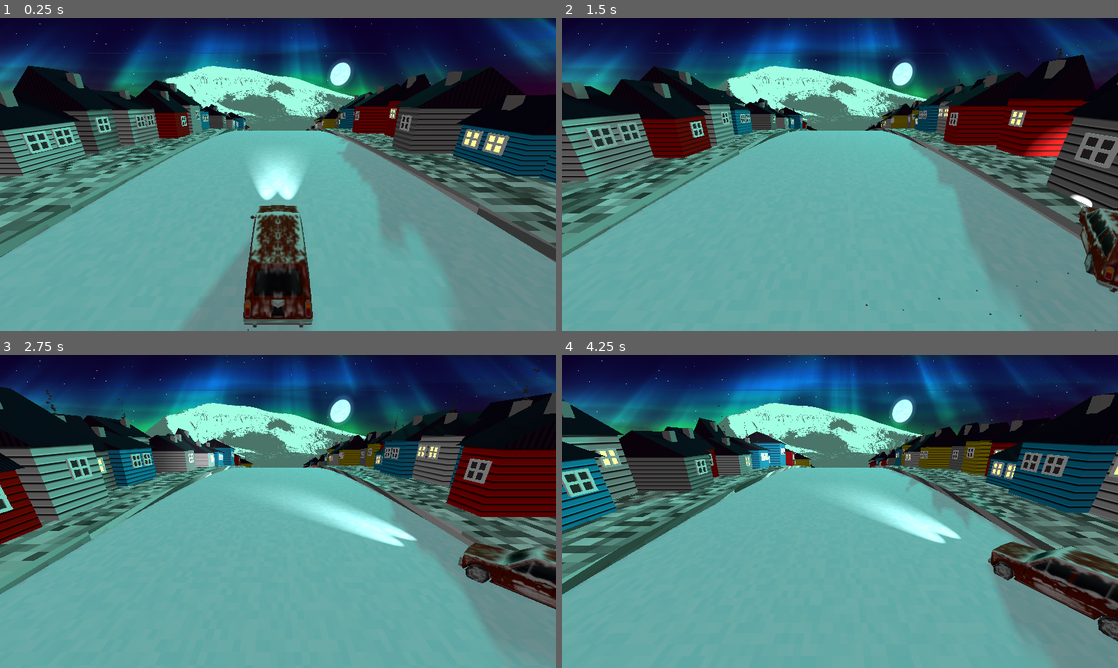
Above: before the commit, frames 1-4 (two rows, left to right).
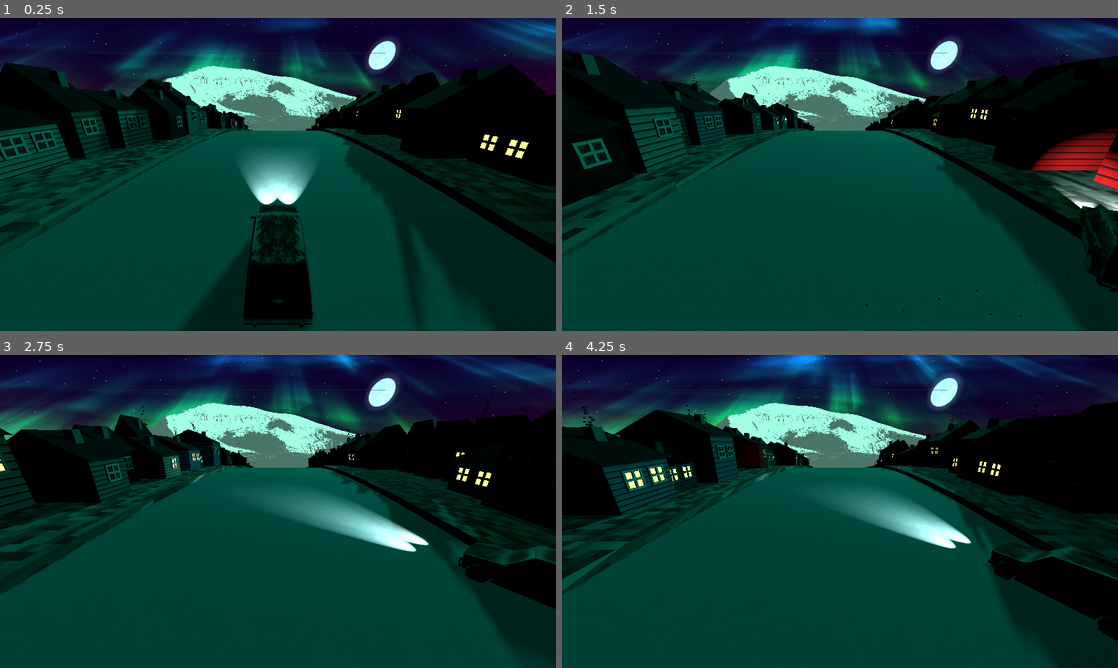
Above: after the commit, the same moments.

Repository: bjornarprytz/waves
Game: Godot game, scene res://main.tscn
Two runs of this game, one before a commit and one after it. Both use one fixed random seed, a clock stepped at 60 frames per second and the inputs below.
Inputs:
- Up to frame 1 (0.25 s): no input
- Up to frame 2 (1.5 s): hold Right (steer_right) 0.53-1.28 s; hold A (steer_left) from 1.28 s (still down)
- Up to frame 3 (2.75 s): release A (steer_left) at 2.03 s; hold Right (steer_right) from 2.03 s (still down)
- Up to frame 4 (4.25 s): release Right (steer_right) at 3.53 s; hold A (steer_left) from 3.53 s (still down)

The runs differ from the first frame. In frame 1, 77% of the frame differs, in the area x 0-100%, y 0-100%; in frame 2, 81%; in frame 3, 83%; in frame 4, 82%.

Commit message:
darkness

Diff:
--- a/src/aurora.tscn
+++ b/src/aurora.tscn
@@ -22,7 +22,7 @@
 shader_parameter/emission_strength = 5.0
 shader_parameter/noise = SubResource("NoiseTexture2D_3yll8")
 shader_parameter/offset = 0.0
-shader_parameter/smoothness = 0.69
+shader_parameter/smoothness = 0.5
 shader_parameter/distort = 1.0
 shader_parameter/scale = 1.0
 shader_parameter/colourgrad = SubResource("GradientTexture1D_3yll8")
--- a/src/car.tscn
+++ b/src/car.tscn
@@ -87,11 +87,13 @@
 [node name="HeadlightLeft" type="SpotLight3D" parent="."]
 transform = Transform3D(1, 0, 0, 0, 0.9990514, 0.043549627, 0, -0.043549627, 0.9990514, -0.23118055, 0.25909972, -0.9178937)
 light_energy = 7.239
-spot_range = 35.711
-spot_angle = 15.0
+spot_range = 20.0
+spot_attenuation = 2.33
+spot_angle = 20.0
 
 [node name="HeadlightRight" type="SpotLight3D" parent="."]
 transform = Transform3D(1, 0, 0, 0, 0.9990514, 0.043549627, 0, -0.043549627, 0.9990514, 0.20929575, 0.25909972, -0.9178937)
 light_energy = 7.239
-spot_range = 35.711
-spot_angle = 15.0
+spot_range = 20.0
+spot_attenuation = 2.33
+spot_angle = 20.0
--- a/src/main.tscn
+++ b/src/main.tscn
@@ -22,8 +22,8 @@
 shader_parameter/star_color = Color(1, 1, 1, 1)
 shader_parameter/moon_color = Color(0.627451, 1, 0.8901961, 1)
 shader_parameter/star_density = 1.0
-shader_parameter/star_brightness = 1.4470000687325
-shader_parameter/moon_position = Vector2(0.81, 0.185)
+shader_parameter/star_brightness = 1.3330000633174999
+shader_parameter/moon_position = Vector2(0.84, 0.215)
 shader_parameter/moon_size = 0.05400000186648
 shader_parameter/background_moonlight_intensity = 0.5
 
@@ -35,7 +35,8 @@
 sky = SubResource("Sky_synth")
 sky_custom_fov = 100.0
 ambient_light_source = 2
-ambient_light_color = Color(0.44291076, 0.44291076, 0.44291073, 1)
+ambient_light_color = Color(0, 0.1871664, 0.1465011, 1)
+ambient_light_energy = 0.01
 
 [node name="Main" type="Node3D"]
 script = ExtResource("1_h2yge")
@@ -50,13 +51,14 @@
 [node name="Ground" parent="." instance=ExtResource("2_0xm2m")]
 unique_name_in_owner = true
 transform = Transform3D(-4.371139e-08, 1, 0, -1, -4.371139e-08, 0, 0, 0, 1, 0, -100.91819, -8.114407)
+rotation_speed = 1.69
 
 [node name="Car" parent="." instance=ExtResource("3_h2yge")]
 unique_name_in_owner = true
 transform = Transform3D(1, 0, 0, 0, 0.998898, -0.046932105, 0, 0.046932105, 0.998898, 0, -1.1227423, -2.2088487)
 
 [node name="Aurora" parent="." instance=ExtResource("5_aurora")]
-transform = Transform3D(1000.00006, 0, 0, 0, 65.23367, 75.79295, 0, -75.79295, 65.23367, 0, 35.249466, -241.92548)
+transform = Transform3D(1000.0002, 0, 0, 0, 47.339653, 88.08491, 0, -88.08491, 47.339653, 0, 35.249466, -241.92548)
 
 [node name="CanvasLayer" type="CanvasLayer" parent="."]
 
Not shown, changed: readme.md
